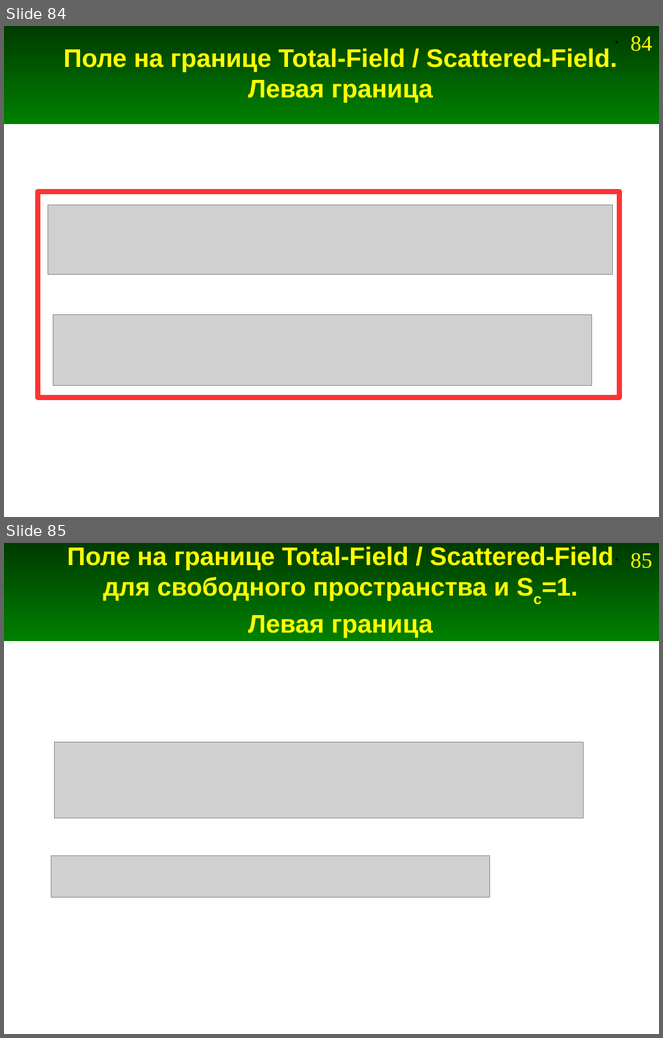
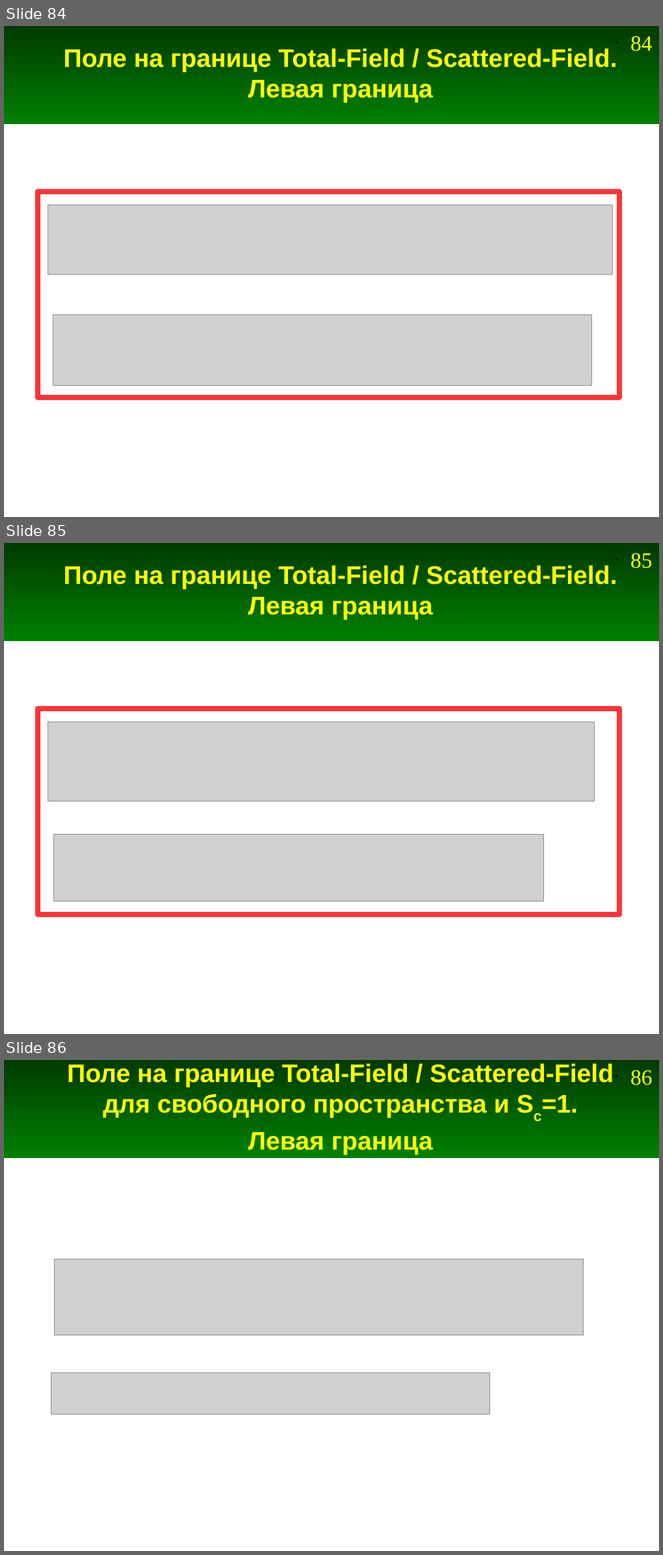
Before and after one commit to andris0147sv/modelling, a slide deck: presentations/2. FDTD.odp. Shown one above the other, each under a label of ours: slides 84 and 85 before the commit, slides 84, 85 and 86 after it. The pictures are 663x1038 and 663x1555 pixels, drawn with LibreOffice and Linux fonts; fonts in the diff are those of the drawing; grey boxes stand for pictures. Boxes give left, top, right and bottom in pixels: in the first picture for what was removed or moved away, otherwise in the second. Text is boxed around its words. In the diff, an @@ line names an element or a change of style, - is before the commit and + after.

```diff
--- a/presentations/2. FDTD.odp
+++ b/presentations/2. FDTD.odp
@@ slide 85 added at <box>4,543,659,1034</box>, background #FFFFFF; not listed: 2 template elements that a slide beside it also shows @@
@@ title added at <box>64,565,618,620</box>, 28 pt, text #FFFF00, bold @@
+Поле на границе Total-Field / Scattered-Field.
+Левая граница
@@ rectangle added at <box>37,709,620,915</box>, outline #FF3333 5.67 pt @@
@@ picture added at <box>48,722,594,802</box> @@
@@ picture added at <box>54,835,544,901</box> @@
@@ what was slide 85 is now slide 86 @@
@@ page number at <box>631,1070,653,1085</box>: text changed @@
-• 85
+• 86
```
Also in this commit, not shown: 1 slide changed, 1 other slide added, 6 other files.
